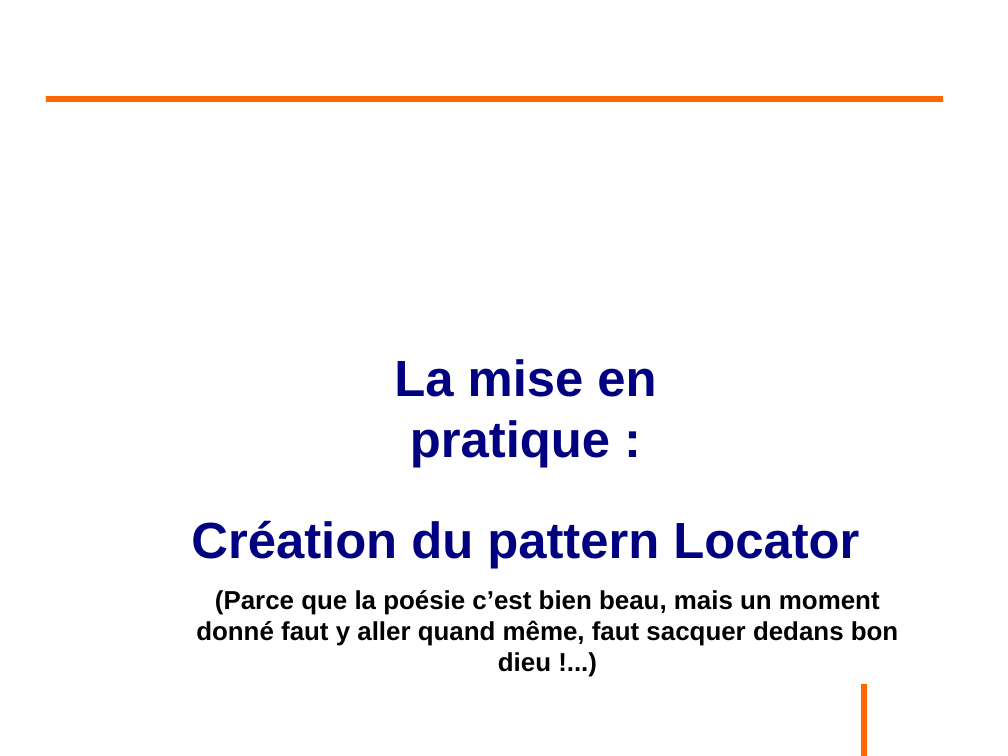
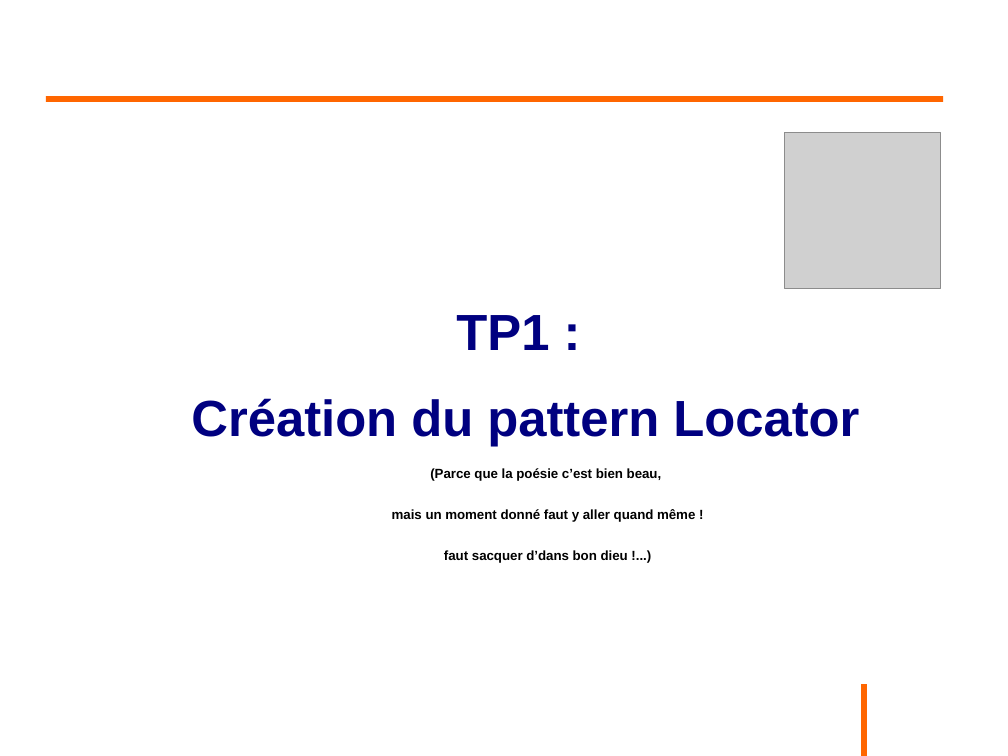
Before and after one commit to philphils/formation-spring, a slide deck: slide 36 of Documentation/diapo_formation_spring.odp. Drawn at 1008x756 pixels with LibreOffice and Linux fonts; fonts in the diff are those of the drawing; grey boxes stand for pictures; background and template pictures are left out. Boxes give left, top, right and bottom in pixels: in the first picture for what was removed or moved away, otherwise in the second. Text is boxed around its words. In the diff, an @@ line names an element or a change of style, - is before the commit and + after.

```diff
--- a/Documentation/diapo_formation_spring.odp
+++ b/Documentation/diapo_formation_spring.odp
@@ picture added at bbox=[785, 132, 941, 288] @@
@@ text "TP1 :": place and size @@
-text "TP1 :" at bbox=[191, 520, 859, 568]
+text "TP1 :" at bbox=[191, 315, 859, 446]
@@ text at bbox=[456, 315, 549, 350]: paragraph added @@
+TP1 :
@@ text removed at bbox=[394, 359, 656, 467] @@
-La mise en pratique :
@@ text at bbox=[392, 468, 695, 563]: text changed; size 20.4 to 10.4 pt @@
-(Parce que la poésie c’est bien beau, mais un moment donné faut y aller quand même, faut sacquer dedans bon dieu !...)
+(Parce que la poésie c’est bien beau,
+mais un moment donné faut y aller quand même !
+faut sacquer d’dans bon dieu !...)
```
Also in this commit, not shown: 2 other slides changed, 9 slides added, 2 slides removed.
